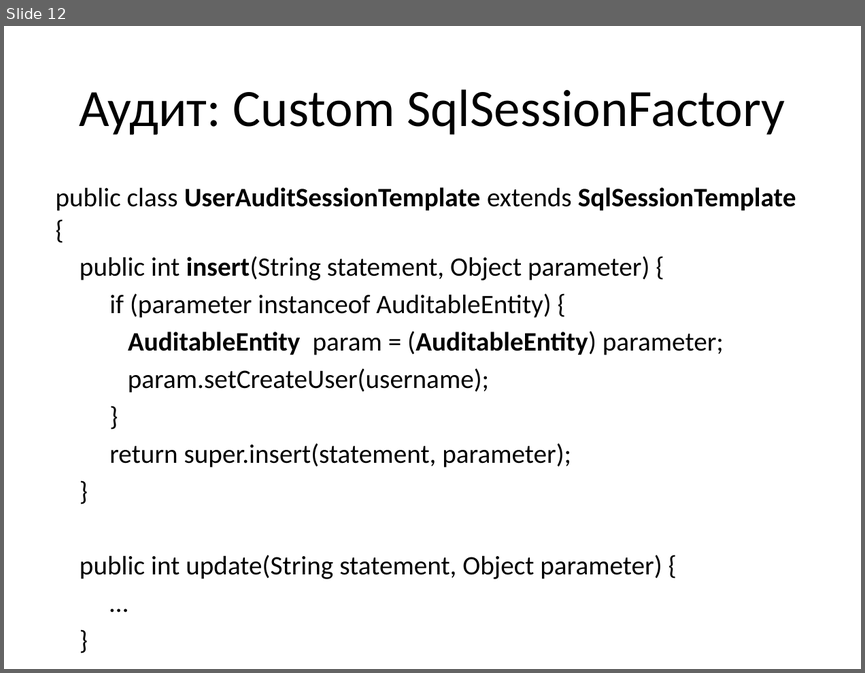
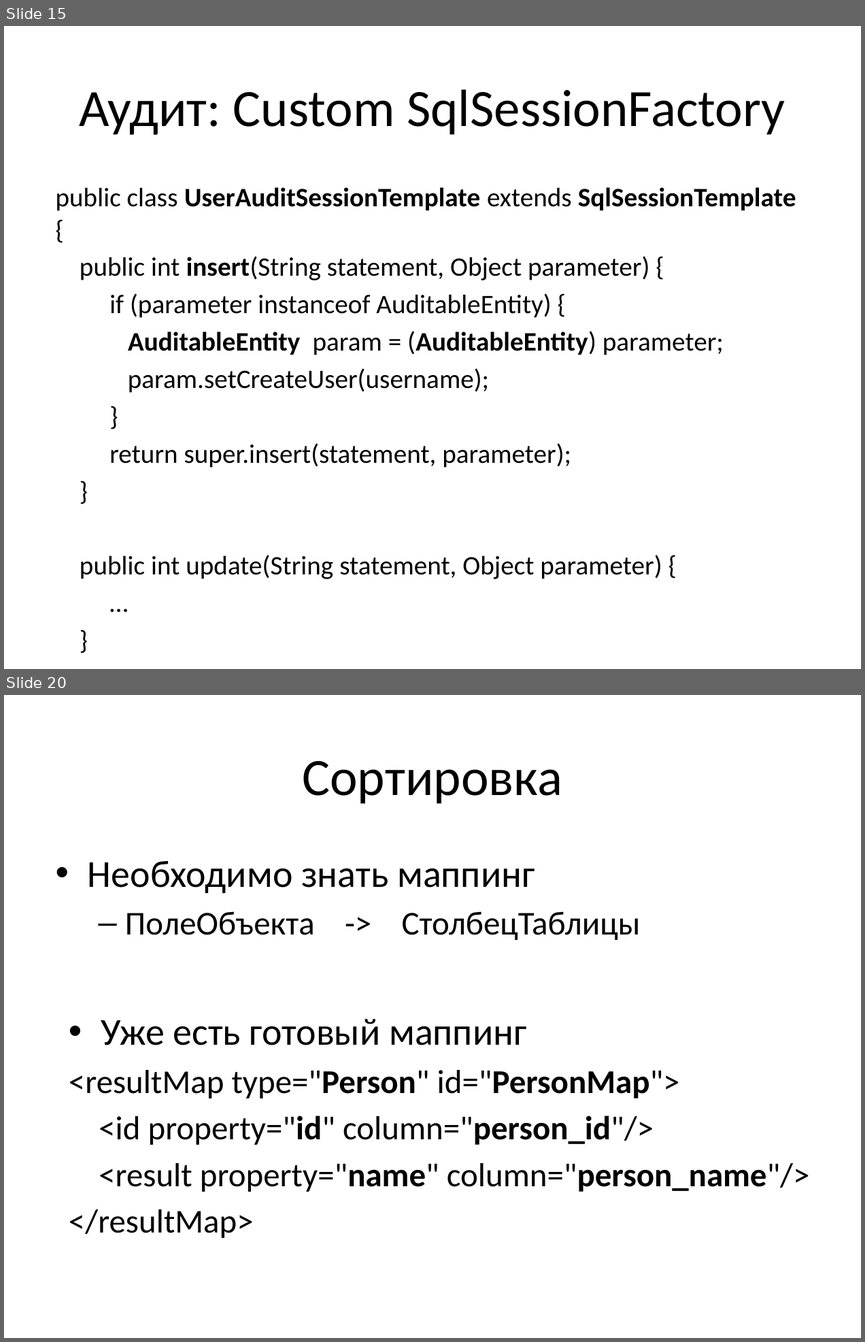
Before and after one commit to vitali-kviatkouski/personal, a slide deck: MyBatis.pptx. Shown one above the other, each under a label of ours: slide 12 before the commit, slides 15 and 20 after it; the slides between them are not shown. The pictures are 865x673 and 865x1342 pixels, drawn with LibreOffice and Linux fonts; fonts in the diff are those of the drawing. Boxes give left, top, right and bottom in pixels: in the first picture for what was removed or moved away, otherwise in the second. Text is boxed around its words. In the diff, an @@ line names an element or a change of style, - is before the commit and + after.

```diff
--- a/MyBatis.pptx
+++ b/MyBatis.pptx
@@ slide 20 added at bbox=[4, 695, 861, 1338], background #FFFFFF @@
@@ title added at bbox=[302, 761, 562, 804], 44 pt, text #000000 @@
+Сортировка
@@ text added at bbox=[88, 861, 640, 940], 28 pt, text #000000 @@
+• Необходимо знать маппинг
+  – ПолеОбъекта -> СтолбецТаблицы
@@ text added at bbox=[69, 1019, 810, 1238], 28 pt, text #000000 @@
+• Уже есть готовый маппинг
+<resultMap type="Person" id="PersonMap">
+<id property="id" column="person_id"/>
+<result property="name" column="person_name"/>
+</resultMap>
@@ what was slide 12 is now slide 15 @@
```
Also in this commit, not shown: 1 slide changed, 10 other slides added.
